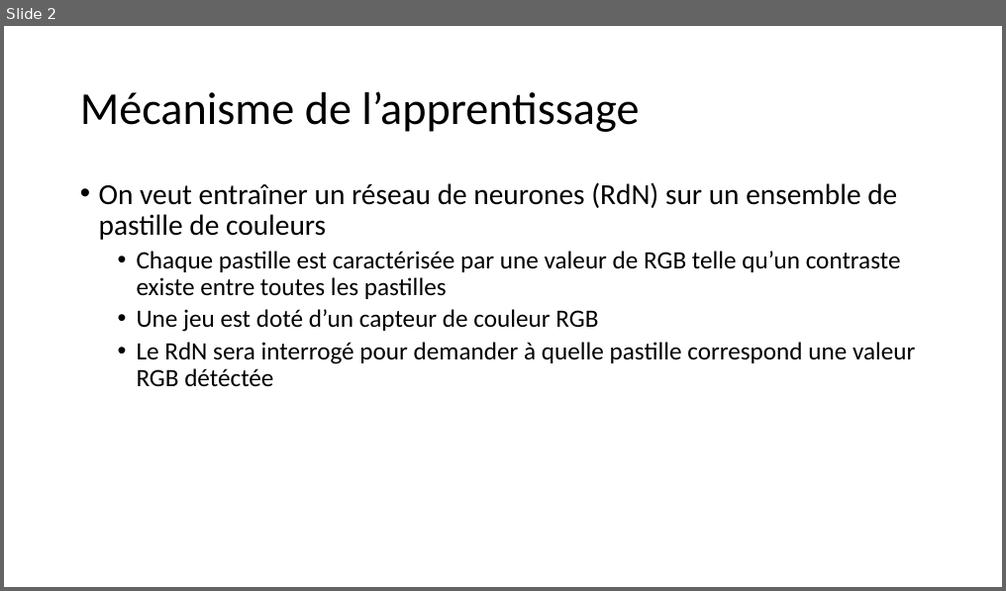
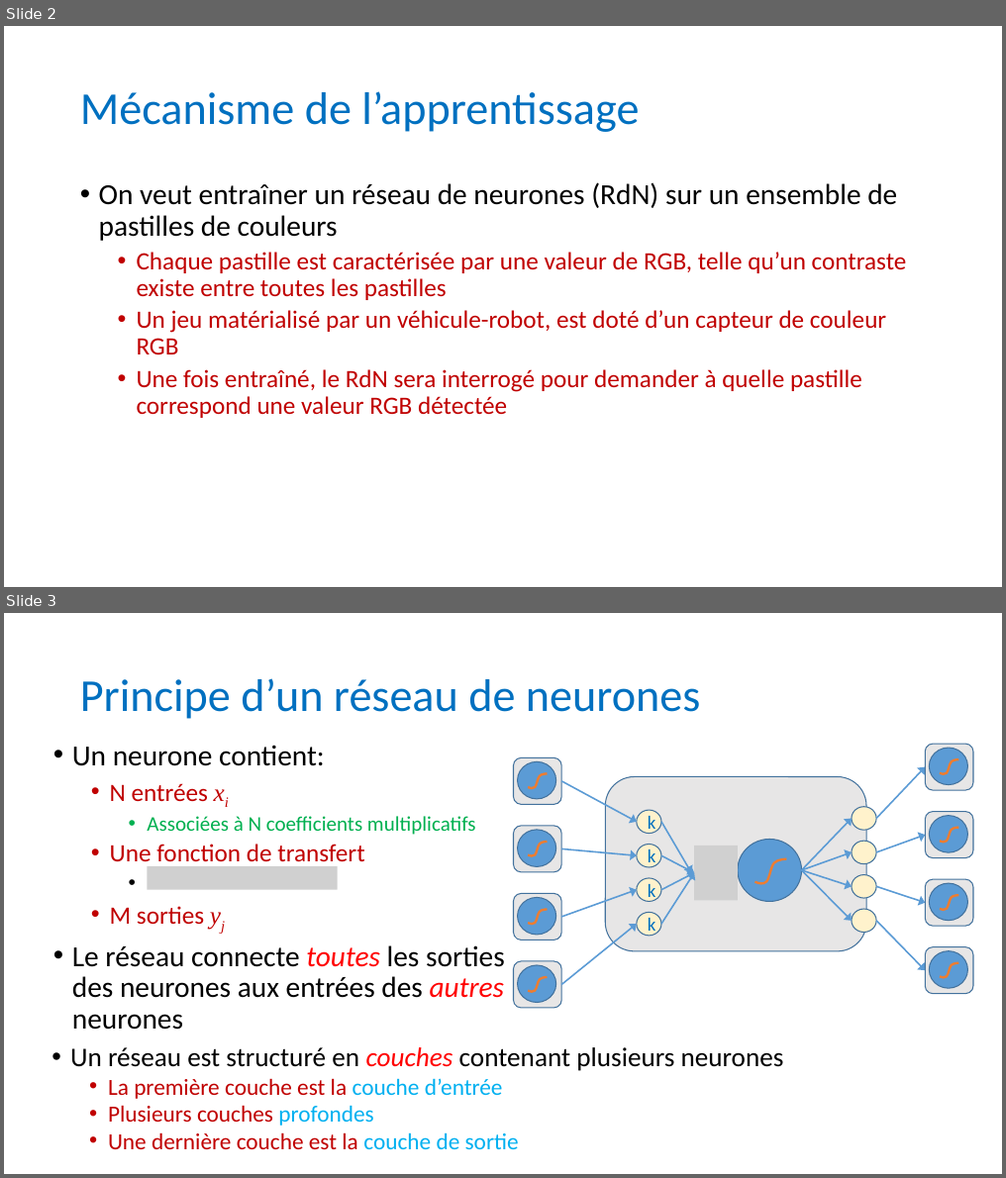
Before and after one commit to anumby-source/RobotServiceJeunesse2023, a slide deck: TCS34725/Apprentissage pour Les pastilles.pptx. Shown one above the other, each under a label of ours: slide 2 before the commit, slides 2 and 3 after it. The pictures are 1006x591 and 1006x1178 pixels, drawn with LibreOffice and Linux fonts; fonts in the diff are those of the drawing; grey boxes stand for pictures. Boxes give left, top, right and bottom in pixels: in the first picture for what was removed or moved away, otherwise in the second. Text is boxed around its words. In the diff, an @@ line names an element or a change of style, - is before the commit and + after.

Commit message:
Deuxième version de la présentation pédagogique sur le Réseau de Neurones tuile.py> dessin des tuiles qwirqle en python

```diff
--- a/TCS34725/Apprentissage pour Les pastilles.pptx
+++ b/TCS34725/Apprentissage pour Les pastilles.pptx
@@ slide 3 added at box(4, 613, 1002, 1174), background #FFFFFF @@
@@ title added at box(80, 678, 700, 719), 44 pt, text #0070C0 @@
+Principe d’un réseau de neurones
@@ text added at box(72, 745, 505, 1030), 28 pt, text #000000 @@
+• Un neurone contient:
+  • N entrées xi
+    • Associées à N coefficients multiplicatifs
+  • Une fonction de transfert
+  • M sorties yj
+• Le réseau connecte toutes les sorties des neurones aux entrées des autres neurones
@@ group added at box(514, 744, 973, 1008): 17 ellipses, 16 arrows, 9 rounded rectangles, 9 freeform shapes, 1 picture @@
+k
+k
+k
+k
@@ picture added at box(147, 866, 338, 890) @@
@@ text added at box(70, 1048, 784, 1150), 22.2 pt, text #C00000 @@
+• Un réseau est structuré en couches contenant plusieurs neurones
+  • La première couche est la couche d’entrée
+  • Plusieurs couches profondes
+  • Une dernière couche est la couche de sortie
@@ slide 2 changed as well @@
@@ title "Mécanisme de l’apprentissage" at box(80, 91, 639, 132): text colour #000000 to #0070C0 @@
@@ text at box(99, 182, 907, 418): text changed; text colour #000000 to #C00000 @@
-• On veut entraîner un réseau de neurones (RdN) sur un ensemble de pastille de couleurs
-  • Chaque pastille est caractérisée par une valeur de RGB telle qu’un contraste existe entre toutes les pastilles
-  • Une jeu est doté d’un capteur de couleur RGB
-  • Le RdN sera interrogé pour demander à quelle pastille correspond une valeur RGB détéctée
+• On veut entraîner un réseau de neurones (RdN) sur un ensemble de pastilles de couleurs
+  • Chaque pastille est caractérisée par une valeur de RGB, telle qu’un contraste existe entre toutes les pastilles
+  • Un jeu matérialisé par un véhicule-robot, est doté d’un capteur de couleur RGB
+  • Une fois entraîné, le RdN sera interrogé pour demander à quelle pastille correspond une valeur RGB détectée
```
Also in this commit, not shown: 10 other slides changed, 2 other slides added, 1 other file.
